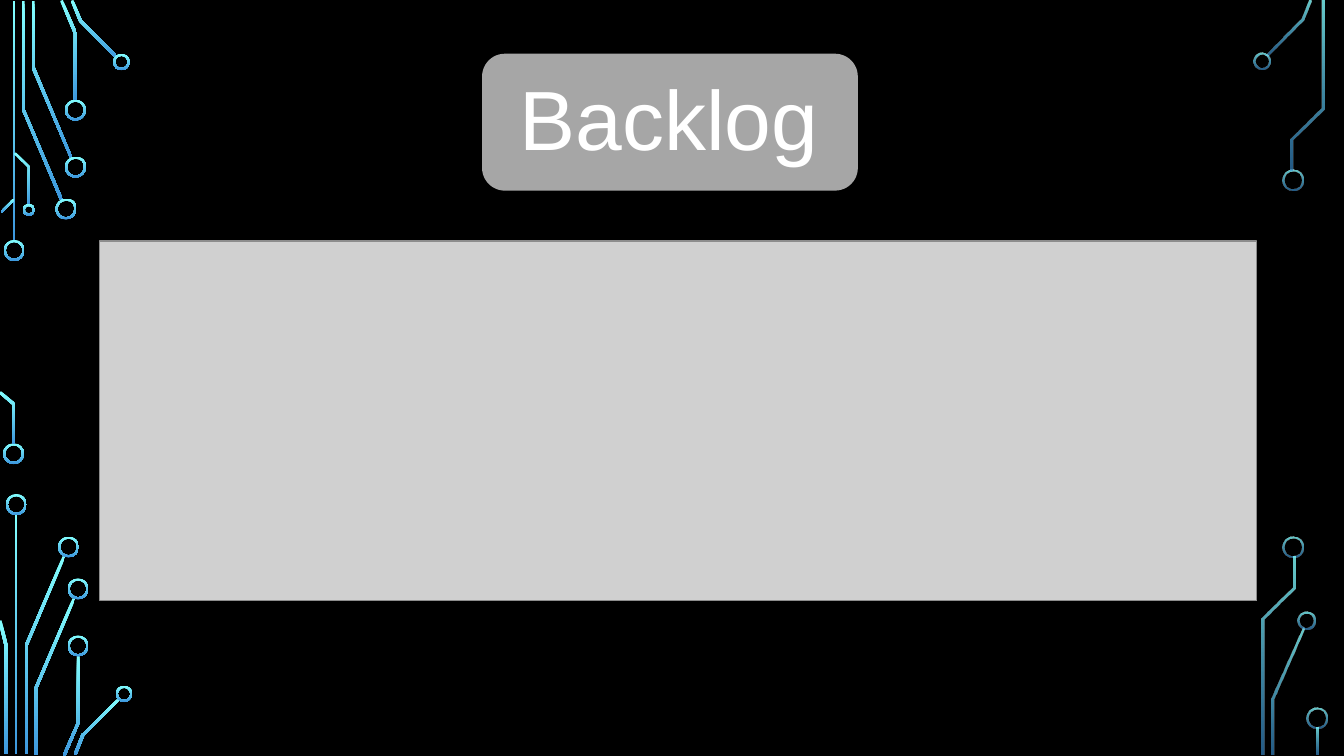
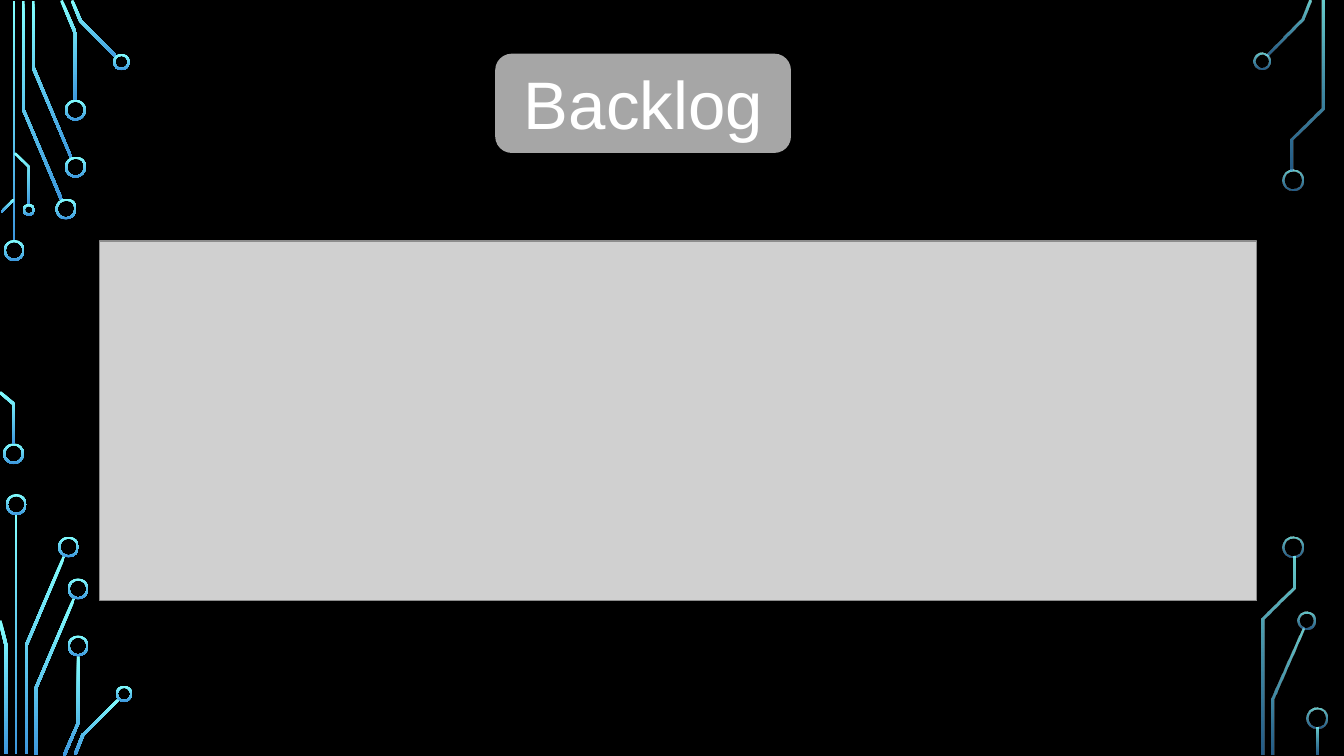
Before and after one commit to vitor-scudeler-lopes23/Estagio, a slide deck: slide 8 of _Projeto-Estagio_/Projeto/Documentação/Projeto.pptx. Drawn at 1344x756 pixels with LibreOffice and Linux fonts; fonts in the diff are those of the drawing; grey boxes stand for pictures; background and template pictures are left out. Boxes give left, top, right and bottom in pixels: in the first picture for what was removed or moved away, otherwise in the second. Text is boxed around its words. In the diff, an @@ line names an element or a change of style, - is before the commit and + after.

```diff
--- a/_Projeto-Estagio_/Projeto/Documentação/Projeto.pptx
+++ b/_Projeto-Estagio_/Projeto/Documentação/Projeto.pptx
@@ rounded rectangle: place and size @@
-rounded rectangle at (482, 53, 858, 191)
+rounded rectangle at (495, 53, 790, 152)
@@ text "Backlog" at (524, 80, 763, 142): size 60 to 48 pt @@
```
Also in this commit, not shown: 1 other slide changed, 15 other files.
